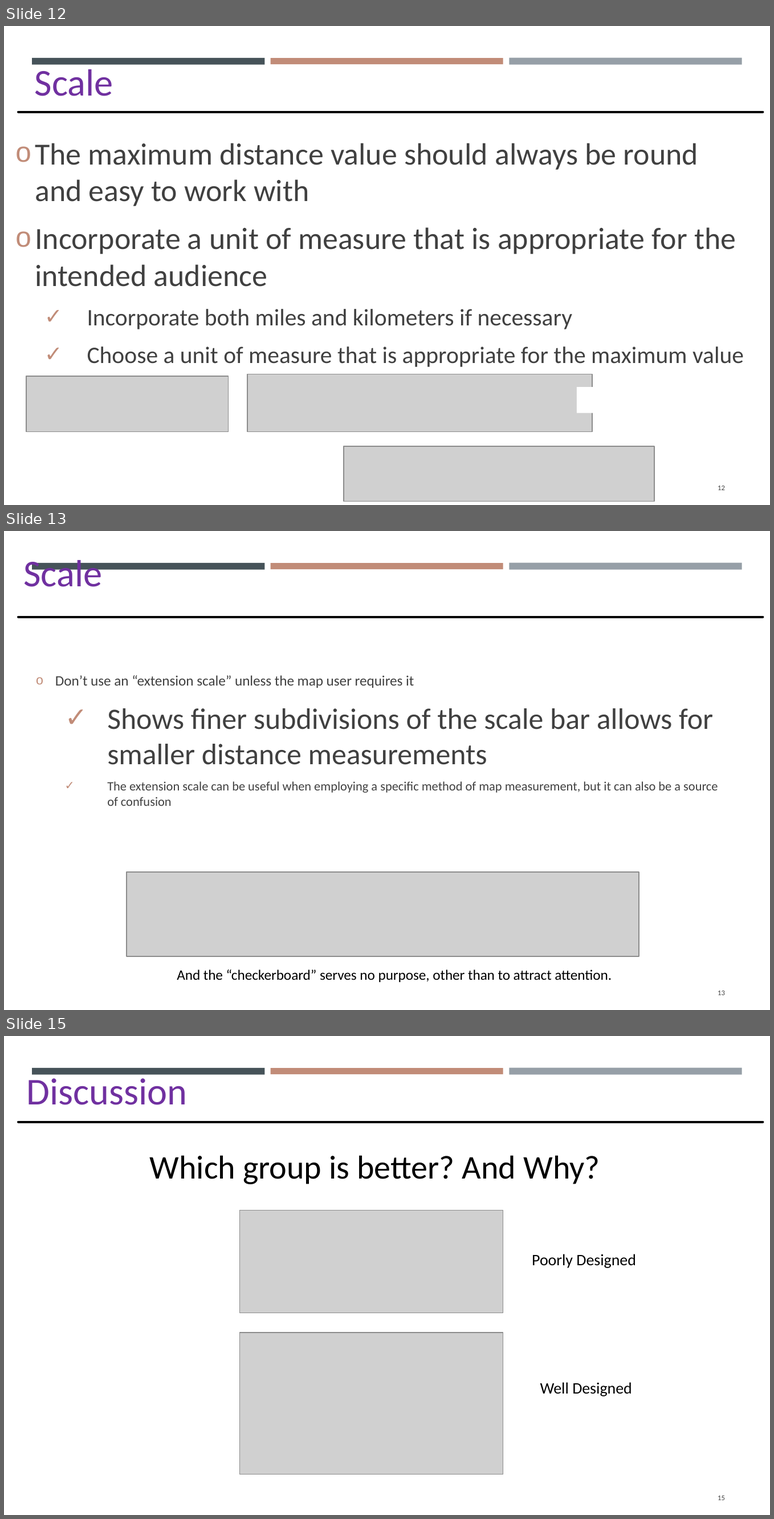
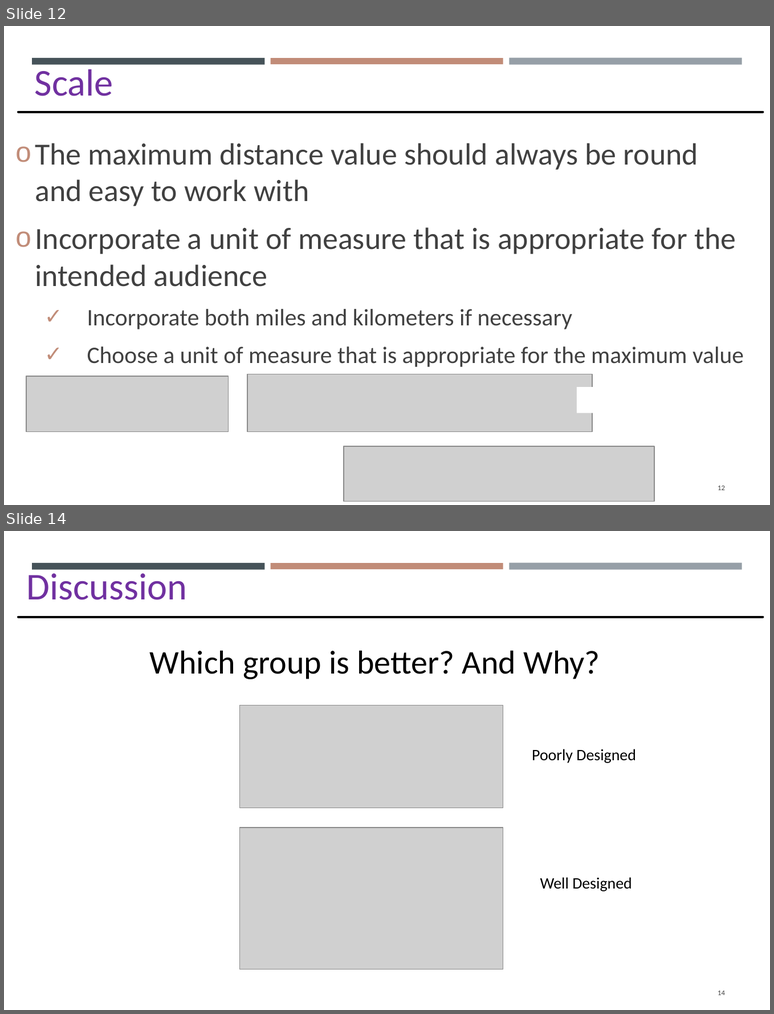
Before and after one commit to gisynw/GIS_I, a slide deck: docs/Lectures/Week07/Lecture07_GEOG2475_Thursday.pptx. Shown one above the other, each under a label of ours: slides 12, 13 and 15 before the commit, slides 12 and 14 after it; the slides between them are not shown. The pictures are 774x1519 and 774x1014 pixels, drawn with LibreOffice and Linux fonts; fonts in the diff are those of the drawing; grey boxes stand for pictures. Boxes give left, top, right and bottom in pixels: in the first picture for what was removed or moved away, otherwise in the second. Text is boxed around its words. In the diff, an @@ line names an element or a change of style, - is before the commit and + after.

```diff
--- a/docs/Lectures/Week07/Lecture07_GEOG2475_Thursday.pptx
+++ b/docs/Lectures/Week07/Lecture07_GEOG2475_Thursday.pptx
@@ slide 13 removed at box(4, 531, 770, 1010), background #FFFFFF; not listed: 3 template elements that a slide beside it also shows @@
@@ text removed at box(23, 560, 102, 587) @@
-Scale
@@ line removed from (18, 617) to (763, 617) @@
@@ text removed at box(55, 675, 718, 806) @@
-o Don’t use an “extension scale” unless the map user requires it
-  ✓ Shows finer subdivisions of the scale bar allows for smaller distance measurements
-  ✓ The extension scale can be useful when employing a specific method of map measurement, but it can also be a source of confusion
@@ picture removed at box(127, 871, 639, 956) @@
@@ text removed at box(177, 969, 612, 982) @@
-And the “checkerboard” serves no purpose, other than to attract attention.
@@ page number removed at box(718, 990, 725, 995) @@
-13
@@ what was slide 15 is now slide 14 @@
@@ page number at box(718, 990, 725, 995): text changed @@
-15
+14
```
Also in this commit, not shown: 12 slides changed, 2 other slides removed.
